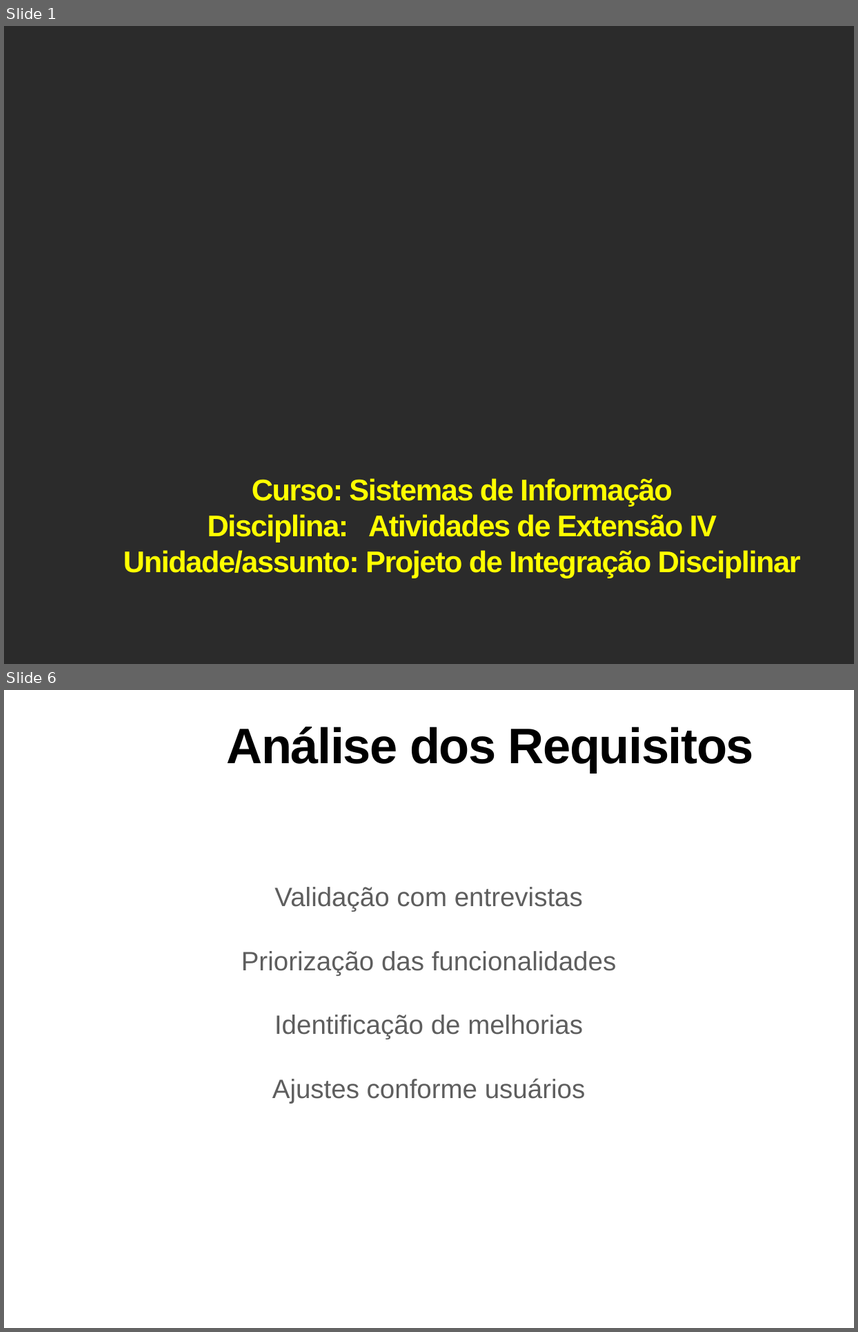
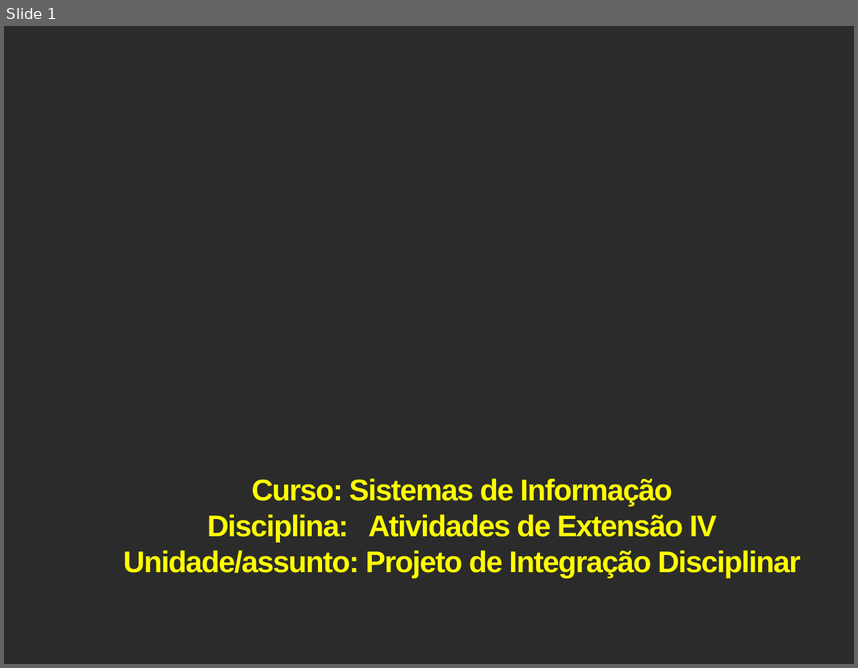
Before and after one commit to DaniloRibs/PetLink, a slide deck: Apresentação/FAI_SI_AE_IV-Slides 2 PetLink.pptx. Shown one above the other, each under a label of ours: slides 1 and 6 before the commit, slide 1 after it; the slides between them are not shown. The pictures are 858x1332 and 858x668 pixels, drawn with LibreOffice and Linux fonts; fonts in the diff are those of the drawing; background and template pictures are left out; a plain dark background stands for a picture behind light text. Boxes give left, top, right and bottom in pixels: in the first picture for what was removed or moved away, otherwise in the second. Text is boxed around its words. In the diff, an @@ line names an element or a change of style, - is before the commit and + after.

```diff
--- a/Apresentação/FAI_SI_AE_IV-Slides 2 PetLink.pptx
+++ b/Apresentação/FAI_SI_AE_IV-Slides 2 PetLink.pptx
@@ slide 6 removed at [4, 690, 854, 1328], background picture (left out) @@
@@ title removed at [227, 727, 754, 773] @@
-Análise dos Requisitos
@@ text removed at [241, 887, 616, 1103] @@
-Validação com entrevistas
-Priorização das funcionalidades
-Identificação de melhorias
-Ajustes conforme usuários
```
Also in this commit, not shown: 3 slides changed, 5 slides added, 3 other slides removed, 5 other files.
